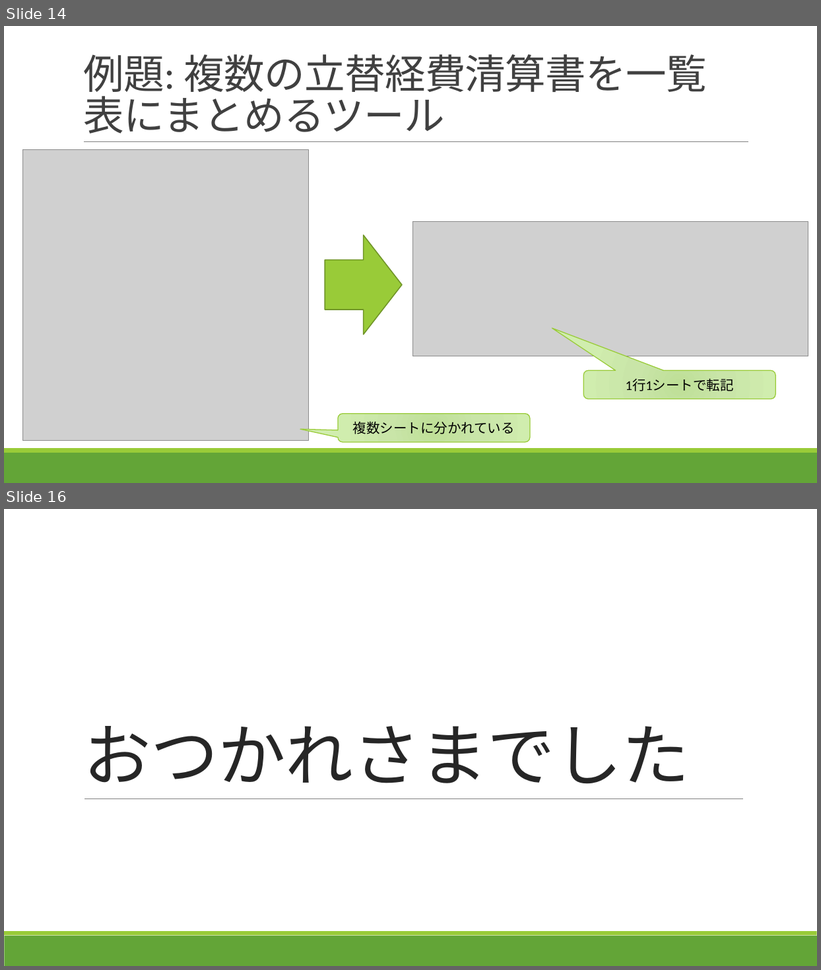
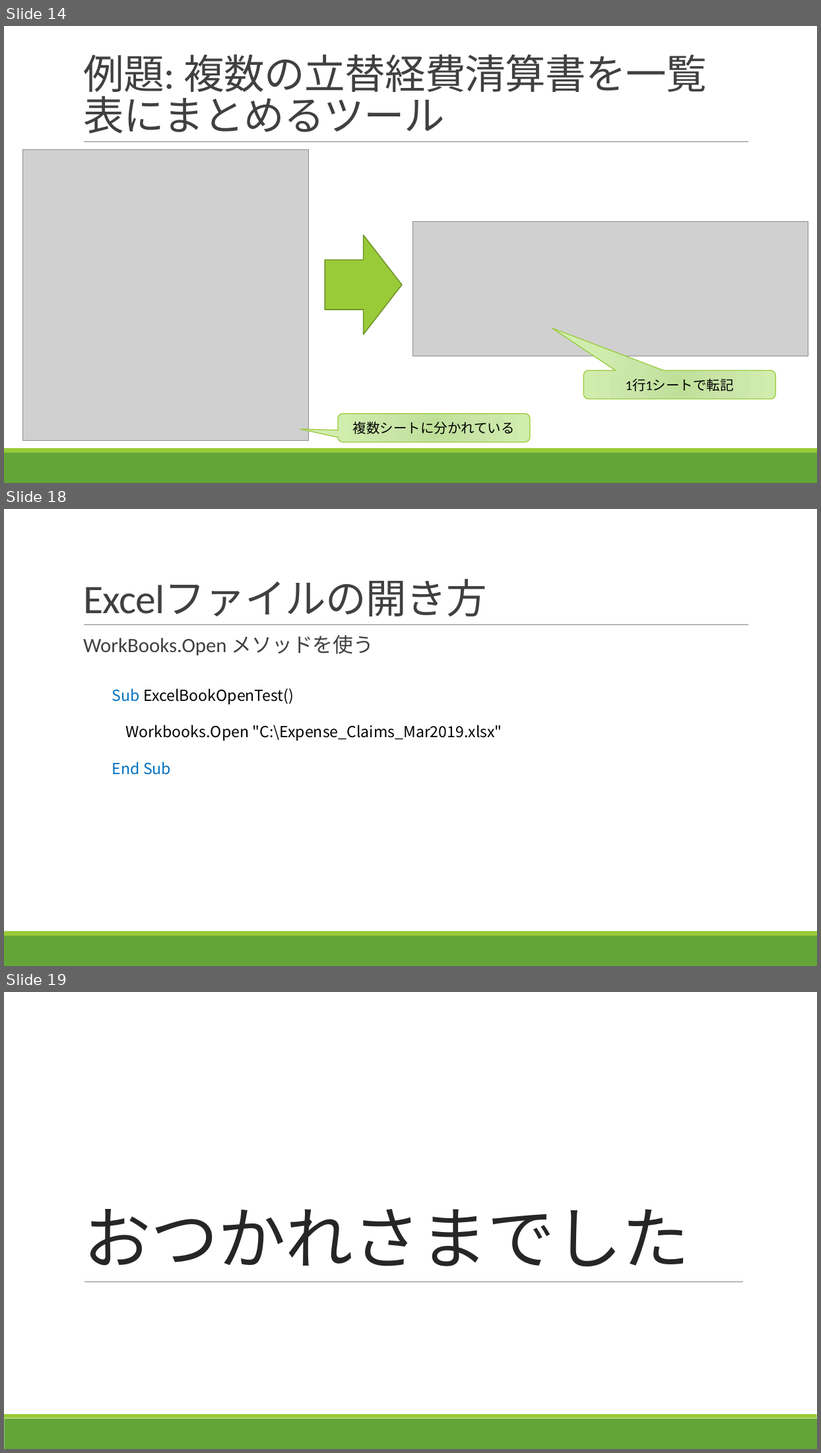
Before and after one commit to takeruko/vba-seminer-2019, a slide deck: contents/4/Excelマクロで学ぶVBA入門_第4回.pptx. Shown one above the other, each under a label of ours: slides 14 and 16 before the commit, slides 14, 18 and 19 after it; the slides between them are not shown. The pictures are 821x970 and 821x1453 pixels, drawn with LibreOffice and Linux fonts; fonts in the diff are those of the drawing; grey boxes stand for pictures. Boxes give left, top, right and bottom in pixels: in the first picture for what was removed or moved away, otherwise in the second. Text is boxed around its words. In the diff, an @@ line names an element or a change of style, - is before the commit and + after.

```diff
--- a/contents/4/Excelマクロで学ぶVBA入門_第4回.pptx
+++ b/contents/4/Excelマクロで学ぶVBA入門_第4回.pptx
@@ slide 18 added at bbox=[4, 509, 817, 966], background #FFFFFF; not listed: 3 template elements that a slide beside it also shows @@
@@ title added at bbox=[83, 580, 487, 617], 48 pt, text #404040 @@
+Excelファイルの開き方
@@ text added at bbox=[83, 635, 374, 656], 24 pt, text #404040 @@
+  WorkBooks.Open メソッドを使う
@@ text added at bbox=[112, 689, 502, 775], 18 pt, text #000000 @@
+Sub ExcelBookOpenTest()
+Workbooks.Open "C:\Expense_Claims_Mar2019.xlsx"
+End Sub
@@ what was slide 16 is now slide 19 @@
```
Also in this commit, not shown: 1 slide changed, 2 other slides added, 2 other files.
